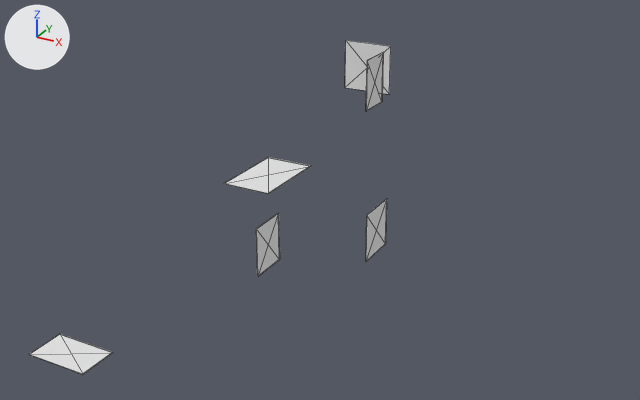
Before and after pictures for a commit that changed the glTF model game/assets/models/interior/ellard_steward_house/ellard_steward_house_cloth.glb.
Both versions are drawn from a camera (50 mm lens) standing at (14.28, -19.96, 9.87) and looking at (6.55, -5.91, 2.85). The axes (+X, +Y, +Z) are drawn at upper left. The lights are the same throughout. The picture after the commit comes second. Mesh edges are drawn as thin lines.

The first picture shows 'hanging_0', 'hanging_1', 'hanging_2', 'hanging_3', 'rug_4', 'rug_5'.
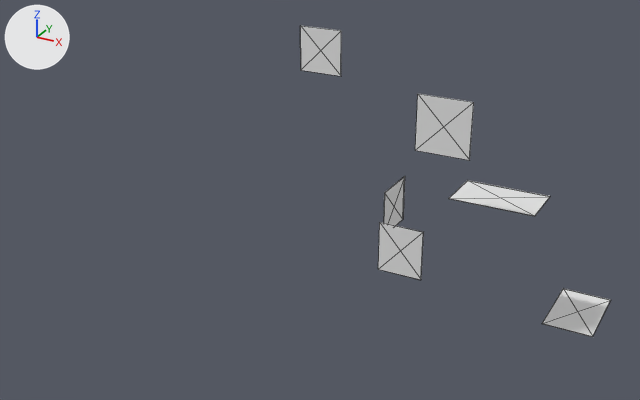
Patch to the scene script:
```diff
--- a/game/assets/models/interior/ellard_steward_house/ellard_steward_house_cloth.glb.py
+++ b/game/assets/models/interior/ellard_steward_house/ellard_steward_house_cloth.glb.py
@@ me_hanging_0 @@
 # used by ob_hanging_0; location = (0.0, 0.0, 0.0)
-me_hanging_0.from_pydata(...)  # 8 vertices, 12 faces; spans x 5.678..6.74, y -3.185..-3.17, z 4.3..5.35
+me_hanging_0.from_pydata(...)  # 8 vertices, 12 faces; spans x 4.112..5.168, y -2.41..-2.395, z 4.3..5.35
+# me_hanging_0 part 1: the whole mesh is scaled about its middle by (0.995, 1, 1), then moved by (-1.569, 0.775, 0.0)
@@ me_hanging_1 @@
 # used by ob_hanging_1; location = (0.0, 0.0, 0.0)
 # before: 0 (7.26, -4.293, 1.35) at pixel (385, 243), 1 (7.26, -5.24, 1.35) at pixel (365, 261), 2 (7.26, -4.293, 2.4) at pixel (386, 198), 3 (7.26, -5.24, 2.4) at pixel (366, 215), 4 (7.275, -4.293, 1.35) at pixel (385, 243)
 # before: 5 (7.275, -5.24, 1.35) at pixel (366, 261), 6 (7.275, -4.293, 2.4) at pixel (387, 198), 7 (7.275, -5.24, 2.4) at pixel (367, 215)
-me_hanging_1.from_pydata(...)  # 8 vertices, 12 faces; spans x 7.26..7.275, y -5.24..-4.293, z 1.35..2.4
+me_hanging_1.from_pydata(...)  # 8 vertices, 12 faces; spans x 7.08..7.095, y -4.01..-2.965, z 1.35..2.4
+# me_hanging_1 part 2
+for i in [1, 3, 5, 7]: me_hanging_1.vertices[i].co += Vector((-0.18, 1.23, 0.0))
+for i in [0, 2, 4, 6]: me_hanging_1.vertices[i].co += Vector((-0.18, 1.328, 0.0))
@@ me_hanging_2 @@
 # used by ob_hanging_2; location = (0.0, 0.0, 0.0)
-me_hanging_2.from_pydata(...)  # 8 vertices, 12 faces; spans x 5.65..5.665, y -6.858..-6.02, z 1.35..2.4
+me_hanging_2.from_pydata(...)  # 8 vertices, 12 faces; spans x 7.63..8.562, y -5.425..-5.41, z 1.35..2.4
+# me_hanging_2 part 3: the whole mesh is scaled about its middle by (62.2, 0.0179, 1), then moved by (2.439, 1.021, 0.0)
@@ me_hanging_3 @@
 # used by ob_hanging_3; location = (0.0, 0.0, 0.0)
-me_hanging_3.from_pydata(...)  # 8 vertices, 12 faces; spans x 6.815..6.83, y -4.462..-3.72, z 4.3..5.35
+me_hanging_3.from_pydata(...)  # 8 vertices, 12 faces; spans x 8.578..9.602, y -6.065..-6.05, z 4.3..5.35
+# me_hanging_3 part 4: the whole mesh is scaled about its middle by (68.2, 0.0202, 1), then moved by (2.267, -1.967, 0.0)
@@ me_rug_4 @@
 # used by ob_rug_4; location = (0.0, 0.0, 0.0)
-me_rug_4.from_pydata(...)  # 8 vertices, 12 faces; spans x 2.06..3.46, y -9.69..-8.84, z 0.002..0.014
+me_rug_4.from_pydata(...)  # 8 vertices, 12 faces; spans x 10.63..11.68, y -3.66..-1.96, z 0.002..0.014
+# me_rug_4 part 5: the whole mesh is scaled about its middle by (0.75, 2, 1), then moved by (8.395, 6.455, 0.0)
@@ me_rug_5 @@
 # used by ob_rug_5; location = (0.0, 0.0, 0.0)
-me_rug_5.from_pydata(...)  # 8 vertices, 12 faces; spans x 4.58..5.63, y -6.36..-4.66, z 2.95..2.96
+me_rug_5.from_pydata(...)  # 8 vertices, 12 faces; spans x 8.84..10.54, y -4.87..-3.82, z 2.95..2.96
+# me_rug_5 part 6: the whole mesh is scaled about its middle by (1.62, 0.618, 1), then moved by (4.58, 1.16, 0.0)
```

Location of each change, [x1, y1, x2, y2] in pixels of the pictures (640 x 400 px):
'hanging_3', moved, rescaled (216% wider, 12% taller): before [366, 52, 384, 111]; after [415, 94, 474, 160]
'rug_4', moved, rescaled (18% narrower, 22% taller): before [29, 334, 113, 374]; after [542, 288, 611, 337]
'rug_5', moved, rescaled (17% wider): before [224, 157, 310, 194]; after [449, 180, 550, 216]
'hanging_0', moved: before [345, 40, 391, 95]; after [300, 26, 341, 76]
'hanging_2', moved, rescaled (84% wider, 8% shorter): before [256, 213, 280, 276]; after [378, 222, 423, 280]
'hanging_1', reshaped: before [366, 199, 387, 262]; after [384, 176, 405, 226]
